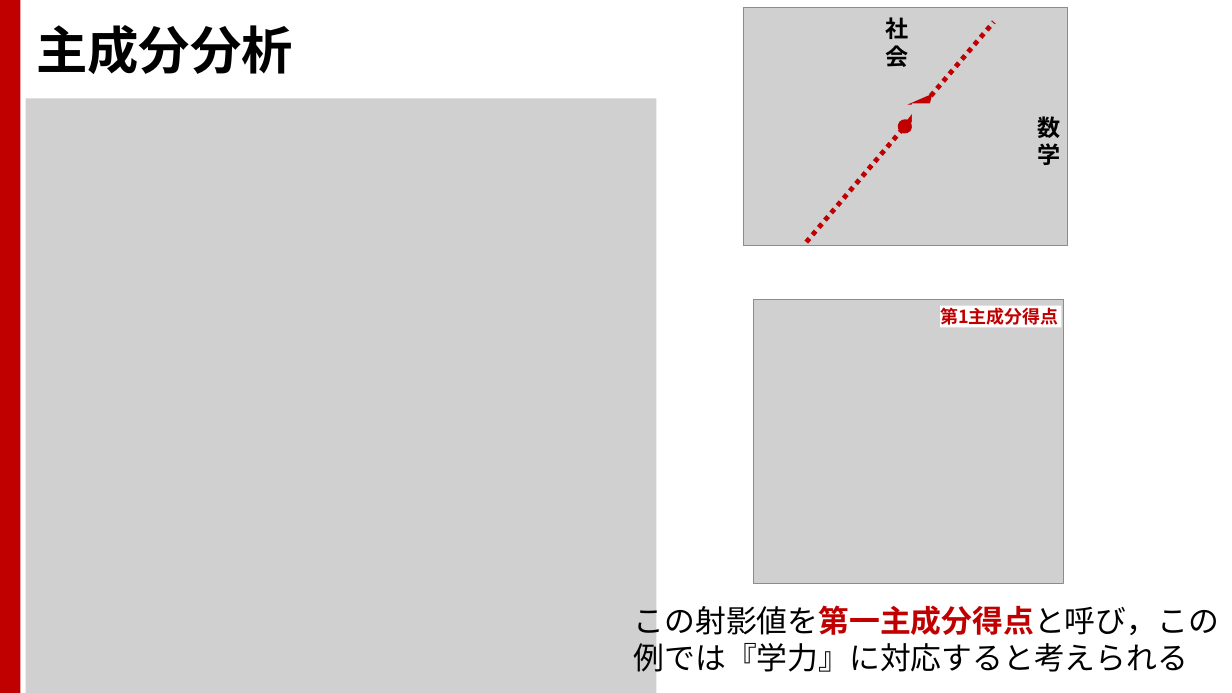
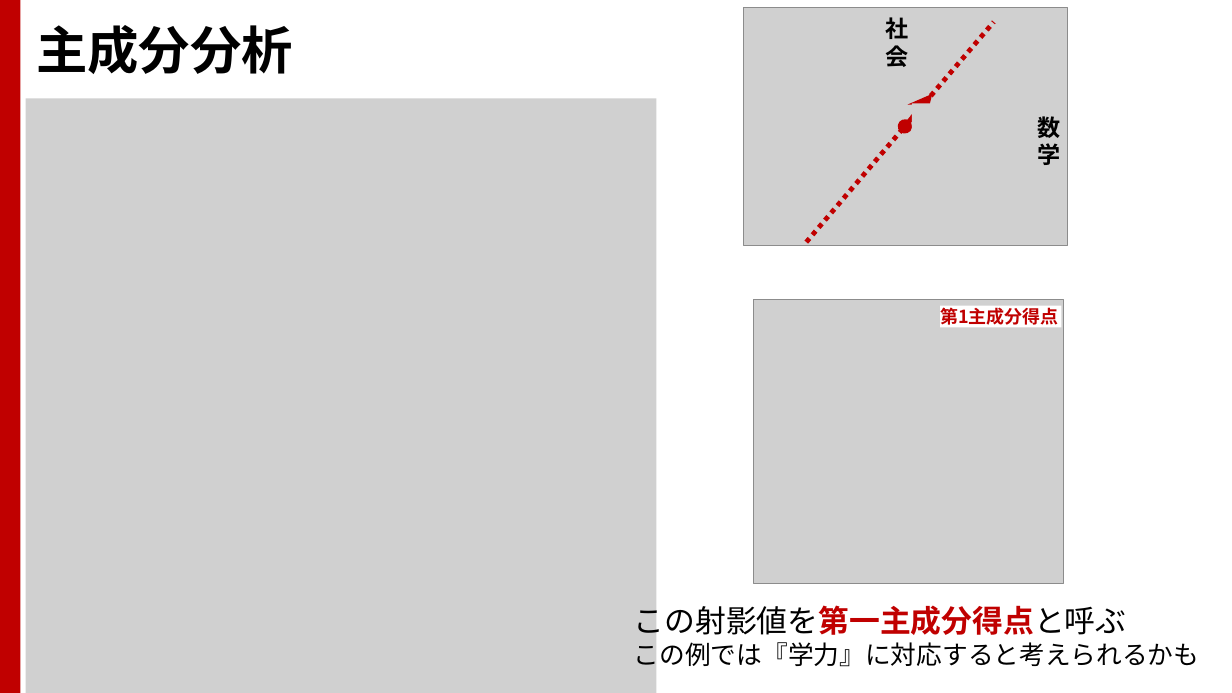
Before and after one commit to TakashiIjiri/TakashiIjiri.github.io, a slide deck: slide 10 of classes/cv2023/cv8.pptx. Drawn at 1232x693 pixels with LibreOffice and Linux fonts; fonts in the diff are those of the drawing; grey boxes stand for pictures. Boxes give left, top, right and bottom in pixels: in the first picture for what was removed or moved away, otherwise in the second. Text is boxed around its words. In the diff, an @@ line names an element or a change of style, - is before the commit and + after.

```diff
--- a/classes/cv2023/cv8.pptx
+++ b/classes/cv2023/cv8.pptx
@@ text at box(634, 601, 1200, 670): text changed; size 24 to 20 pt @@
-この射影値を第一主成分得点と呼び，この例では『学力』に対応すると考えられる
+この射影値を第一主成分得点と呼ぶ
+この例では『学力』に対応すると考えられるかも
```
Also in this commit, not shown: 3 other slides changed, 1 other file.
